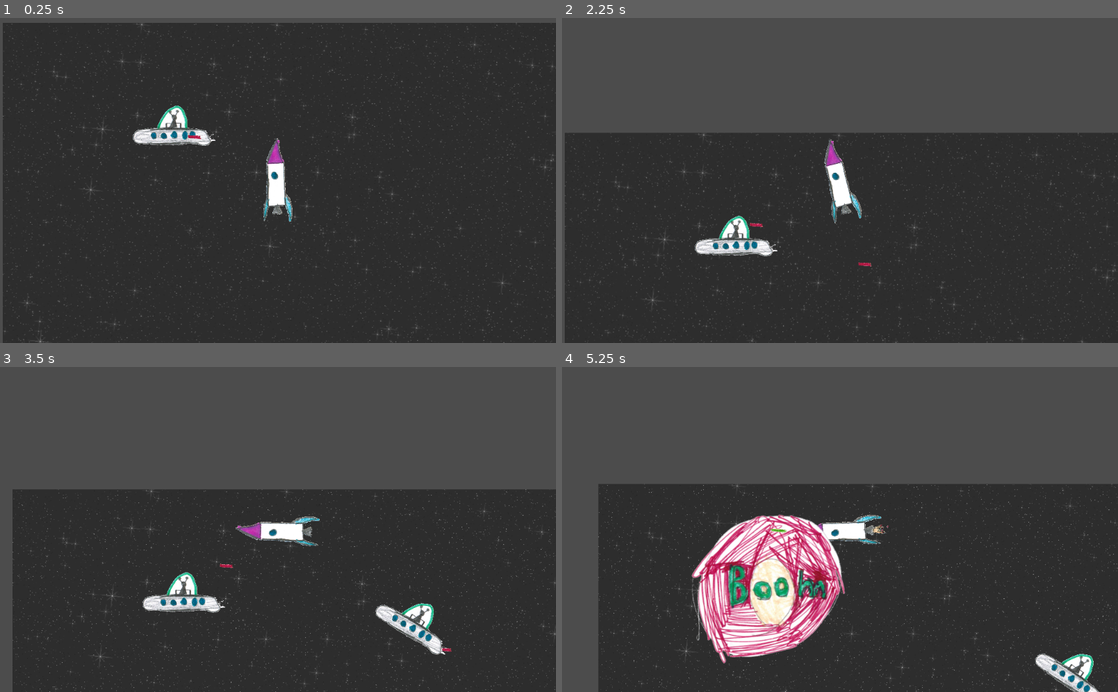
Above: before the commit, frames 1-4 (two rows, left to right).
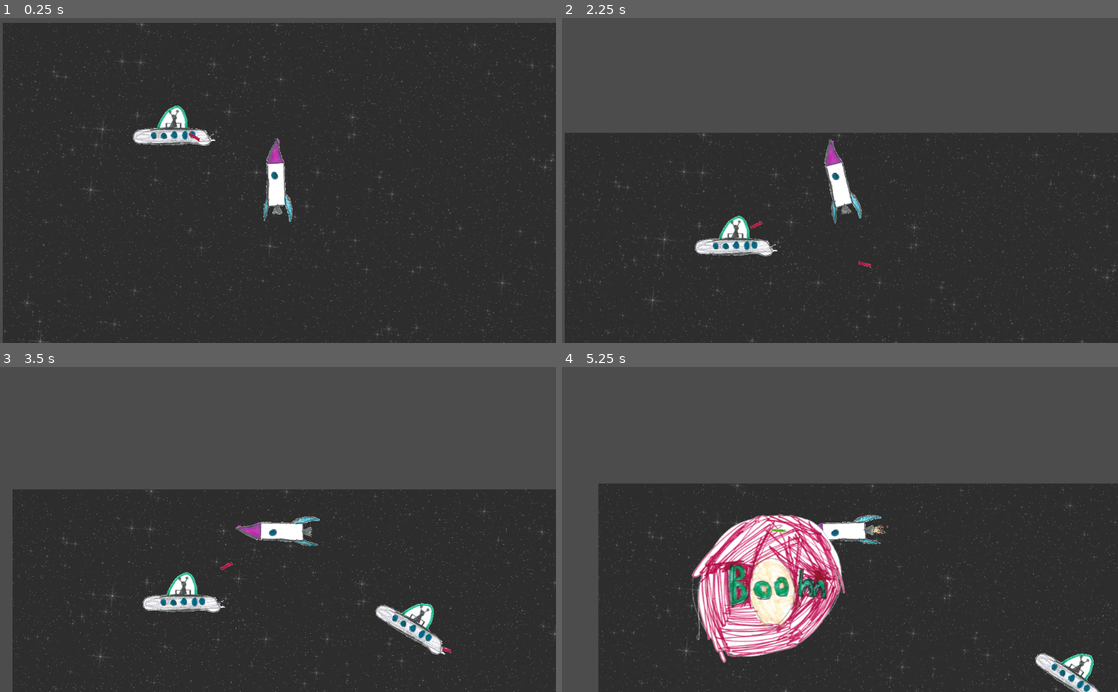
Above: after the commit, the same moments.

Repository: the-g-force/FamJam-April2020
Game: Godot game, scene res://src/Level.tscn
Same seed, same stepped clock (60 frames per second), same inputs: the game is played once before the commit and once after it.
Inputs:
- Up to frame 1 (0.25 s): no input
- Up to frame 2 (2.25 s): hold Up (Thrust) 0.53-2.03 s; tap Space (Fire) at 0.6, 1.35, 2.1 s; hold Left (TurnLeft) from 2.03 s (still down)
- Up to frame 3 (3.5 s): keep holding Left (TurnLeft); tap Space (Fire) at 2.85 s
- Up to frame 4 (5.25 s): tap Space (Fire) at 3.6, 4.35, 5.1 s; release Left (TurnLeft) at 4.28 s; hold Right (TurnRight) 4.28-5.03 s; hold Up (Thrust) from 5.03 s (still down)

The runs differ from the first frame. In frame 1, less than 0.1% of the frame differs, in the area x 33-37%, y 35-39%; in frame 2, less than 0.1%; in frame 3, less than 0.1%; in frame 4, 3.6%, in the area x 6-100%, y 36-100%.

Commit message:
Make enemy bullets face direction of motion

Diff:
--- a/project/src/EnemyBullet.gd
+++ b/project/src/EnemyBullet.gd
@@ -1,9 +1,11 @@
 extends KinematicBody2D
 
-export var velocity : Vector2
+export var forward_vector : Vector2 = Vector2(1,0) setget _set_forward_vector
+export var speed : float = 200
 
 func _process(delta: float):
-	var collision :KinematicCollision2D = move_and_collide(velocity*delta)
+	var velocity = forward_vector * speed * delta
+	var collision :KinematicCollision2D = move_and_collide(velocity)
 	if collision:
 		var collider : Node2D = collision.collider as Node2D
 		if collider.is_in_group("LevelBounds"):
@@ -11,3 +13,7 @@
 		elif collider is Rocket:
 			(collider as Rocket).damage()
 			queue_free()
+
+func _set_forward_vector(value:Vector2) -> void:
+	forward_vector = value.normalized()
+	rotation = forward_vector.angle()
--- a/project/src/UFO.gd
+++ b/project/src/UFO.gd
@@ -31,7 +31,7 @@
 		var bullet = _EnemyBullet.instance()
 		bullet.position = get_global_transform().origin
 		var trajectory : Vector2 = _target.get_global_transform().get_origin() - get_global_transform().origin
-		bullet.velocity = trajectory.normalized() * bullet_speed
+		bullet.forward_vector = trajectory.normalized()
 		get_parent().add_child(bullet)
 		_can_shoot = false
 		$ShootingCooldown.start(shoot_delay)
